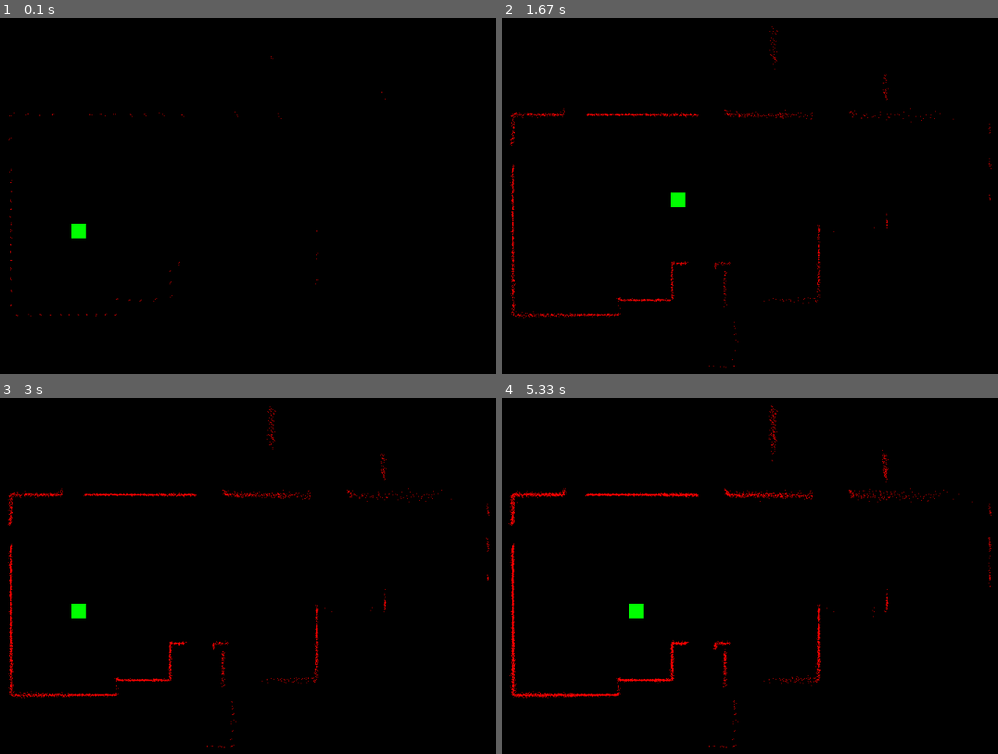
Above: before the commit, frames 1-4 (two rows, left to right).
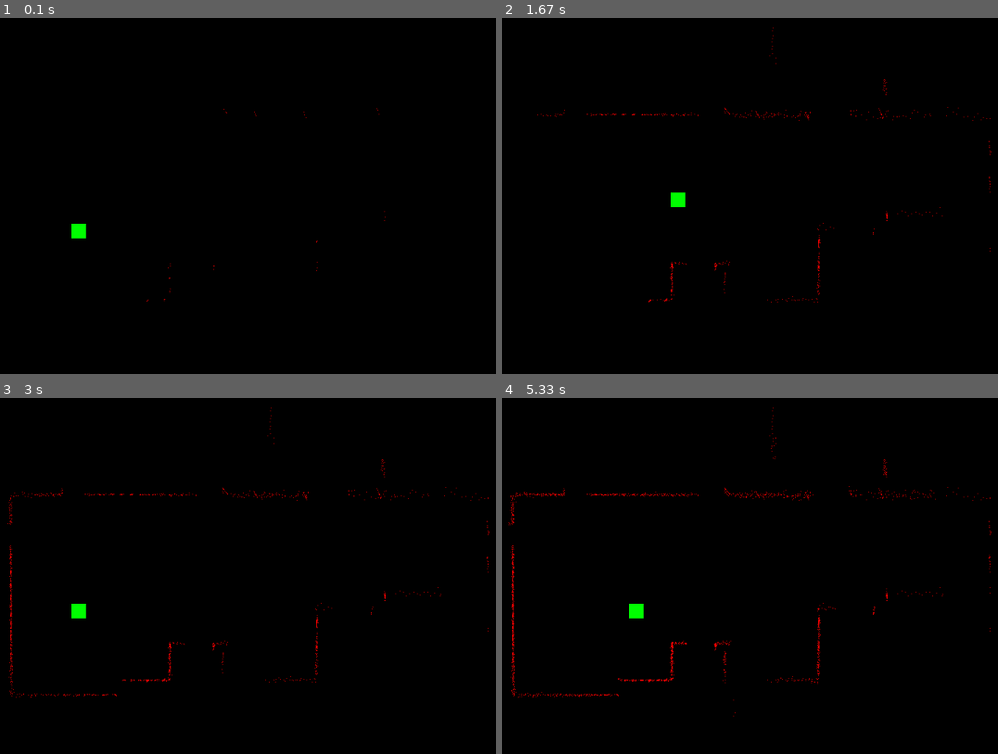
Above: after the commit, the same moments.

Repository: LuisPeMoraRod/drones_exploration_sim
Game: pygame game, started from src/simulation/main.py
Same seed, same stepped clock (60 frames per second), same inputs: the game is played once before the commit and once after it.
Inputs:
- Up to frame 1 (0.1 s): no input
- Up to frame 2 (1.67 s): hold Right 0.33-0.8 s; hold Up 0.83-1.13 s; hold Right 1.17-1.63 s
- Up to frame 3 (3 s): hold Left 1.67-2.2 s; hold Down 2.23-2.53 s; hold Left 2.57-2.97 s
- Up to frame 4 (5.33 s): hold Up 3-3.37 s; hold Right 3.4-4.03 s; hold Down 4.07-4.43 s; hold Left 4.47-4.93 s; hold Right from 4.97 s (still down)

The runs differ from the first frame. In frame 1, 0.2% of the frame differs, in the area x 1-78%, y 10-84%; in frame 2, 1.4%; in frame 3, 1.7%; in frame 4, 2.1%, in the area x 1-99%, y 2-99%.

Commit message:
feat(robot): limit sensing angle based on robot direction

Diff:
--- a/src/process_orchestrator.py
+++ b/src/process_orchestrator.py
@@ -26,12 +26,10 @@
         """
         This method starts the web view processes.
         """
-        # Start the web view process as a separate process
         subprocess.Popen(["python", "src/webview/main.py"])
 
     def execute_simulation(self):
         """
         This method starts the simulation process.
         """
-        # Start the simulation process as a separate process
         subprocess.Popen(["python", "src/simulation/main.py"])
--- a/src/simulation/constants.py
+++ b/src/simulation/constants.py
@@ -31,8 +31,6 @@
 # Simulation parameters
 RANGE = 500
 UNCERTAINTY = (0.5, 0.01)
-X0 = 0
-Y0 = 0
 ANGULAR_SPEED = 4
 
 # Robot initial position
--- a/src/simulation/robot.py
+++ b/src/simulation/robot.py
@@ -69,19 +69,19 @@
 
         # Move the robot based on the key pressed
         if keys[pygame.K_UP]:
-            self.direction = DIRECTIONS["UP"]
+            self.direction = self.laser.direction = DIRECTIONS["UP"]
             if not self.isWallCollision():
                 self.moveUp()
         if keys[pygame.K_DOWN]:
-            self.direction = DIRECTIONS["DOWN"]
+            self.direction = self.laser.direction = DIRECTIONS["DOWN"]
             if not self.isWallCollision():
                 self.moveDown()
         if keys[pygame.K_LEFT]:
-            self.direction = DIRECTIONS["LEFT"]
+            self.direction = self.laser.direction = DIRECTIONS["LEFT"]
             if not self.isWallCollision():
                 self.moveLeft()
         if keys[pygame.K_RIGHT]:
-            self.direction = DIRECTIONS["RIGHT"]
+            self.direction = self.laser.direction = DIRECTIONS["RIGHT"]
             if not self.isWallCollision():
                 self.moveRight()
 
--- a/src/simulation/sensors.py
+++ b/src/simulation/sensors.py
@@ -1,5 +1,5 @@
 import pygame
-import math
+from math import pi, cos, sin, sqrt
 import numpy as np
 from constants import COLORS, DIRECTIONS
 
@@ -22,6 +22,7 @@
         self.w, self.h = pygame.display.get_surface().get_size()
         self.obstacles = []  # sensed obstacles
         self.map = map
+        self.direction = direction
 
     def sense(self):
         """
@@ -30,12 +31,21 @@
         """
         data = []
         x1, y1 = self.position[0], self.position[1]  # current position of the robot
+
+        phi_start = (
+            (pi / 2 * self.direction) - pi / 4 + 2 * pi
+        )  # stating angle based on direction
+
+        phi_end = (
+            phi_start + pi / 2
+        )  # ending angle is 90 degrees from the starting angle
+
         for angle in np.linspace(
-            0, 2 * math.pi, 60, False
-        ):  # 60 rays distributed over 360 degrees
+            phi_start, phi_end, 15, False
+        ):  # 15 rays distributed over 90 degrees
             # calculate the end point of the ray
-            x2 = x1 + self.range * math.cos(angle)
-            y2 = y1 - self.range * math.sin(angle)
+            x2 = x1 + self.range * cos(angle)
+            y2 = y1 - self.range * sin(angle)
 
             # simulates laser beam
             for i in range(0, self.range):
@@ -63,7 +73,7 @@
         """
         px = (obstaclePosition[0] - self.position[0]) ** 2
         py = (obstaclePosition[1] - self.position[1]) ** 2
-        return math.sqrt(px + py)
+        return sqrt(px + py)
 
     def addNoise(self, distance: float, angle: float, sigma: np.array) -> list:
         """
--- a/src/simulation/simulator.py
+++ b/src/simulation/simulator.py
@@ -14,8 +14,8 @@
             originalMap,
             constants.UNCERTAINTY,
             constants.ANGULAR_SPEED,
-            constants.X0,
-            constants.Y0,
+            0,
+            0,
         )
         environment.map.fill(constants.COLORS["BLACK"])
         environment.resultMap = environment.map.copy()
